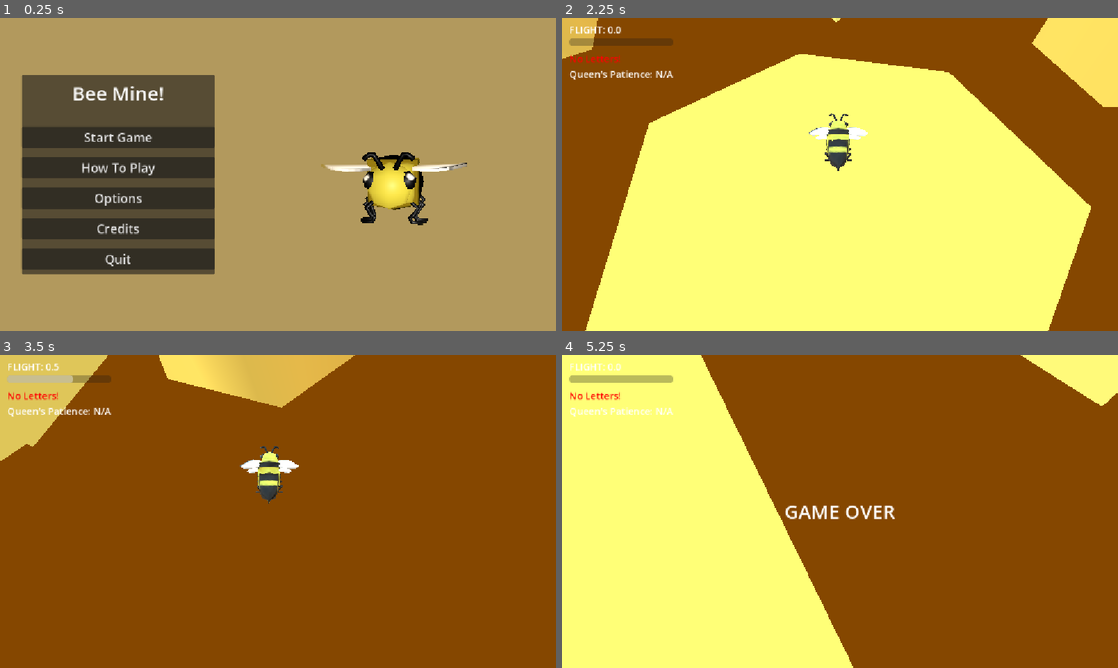
Above: before the commit, frames 1-4 (two rows, left to right).
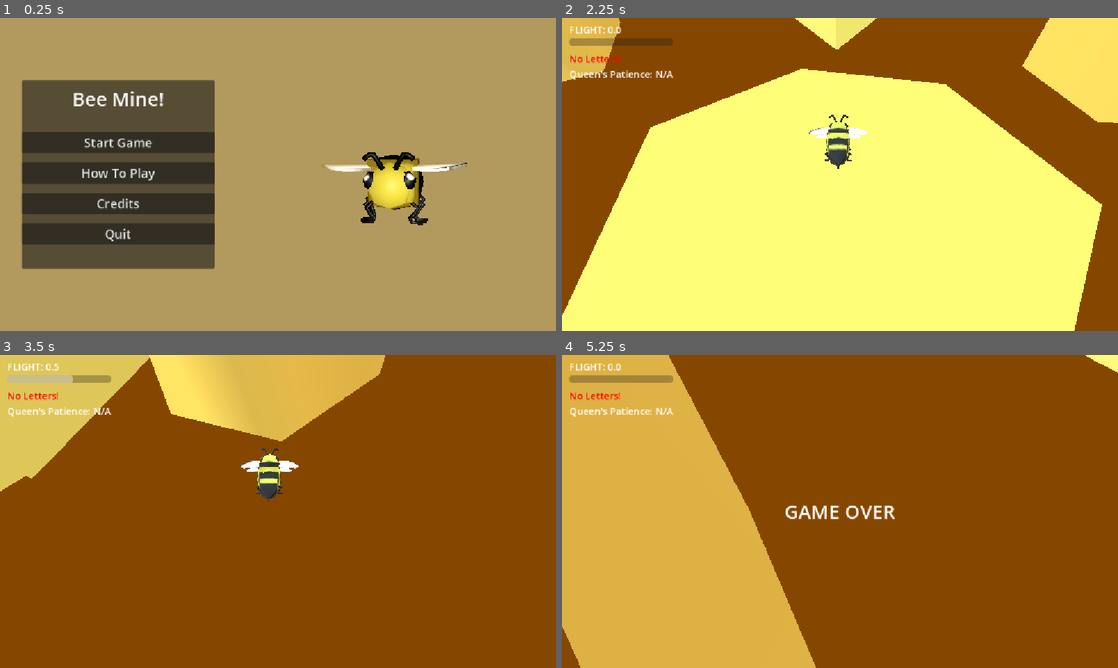
Above: after the commit, the same moments.

Repository: GunterJr/game-jam-feb
Game: Godot game, scene res://scenes/areas/main-menu.tscn
Two runs of this game, one before a commit and one after it. Both use one fixed random seed, a clock stepped at 60 frames per second and the inputs below. Sound files missing from this copy of the repository are replaced by a short silence.
Inputs (mouse positions are in pixels of both pictures, inside the frame that each line leads up to):
- Up to frame 1 (0.25 s): no input
- Up to frame 2 (2.25 s): click (678, 196) at 0.5 s, where only the run before the commit has a clickable "Options"; click "Start Game" at 1.25 s; tap Enter at 2 s; move the mouse to (867, 174) at 2.02 s; hold W (forward) from 2.03 s (still down); tap Shift (dash) at 2.1 s; click (867, 174) at 2.17 s
- Up to frame 3 (3.5 s): keep holding W (forward); tap Space (jump) at 2.27, 3.02 s; move the mouse to (250, 511) at 2.77 s; tap Shift (dash) at 2.85 s
- Up to frame 4 (5.25 s): keep holding W (forward); move the mouse to (851, 505) at 3.52 s; tap Shift (dash) at 3.6, 4.35, 5.1 s; move the mouse to (834, 517) at 4.27 s; click (834, 517) at 4.42 s; tap Space (jump) at 4.52 s; move the mouse to (878, 514) at 5.02 s

The runs differ from the first frame. In frame 1, 9.5% of the frame differs, in the area x 3-39%, y 18-82%; in frame 2, 8.8%; in frame 3, 7.4%; in frame 4, 40%, in the area x 0-100%, y 0-100%.

Commit message:
Add music to new map, add 10s to init patience

Diff:
--- a/scenes/areas/main-menu.tscn
+++ b/scenes/areas/main-menu.tscn
@@ -210,11 +210,6 @@
 theme_override_font_sizes/font_size = 26
 text = "How To Play"
 
-[node name="Options" type="Button" parent="MarginContainer/PanelContainer/CenterContainer/MarginContainer/Menu" unique_id=472533002]
-layout_mode = 2
-theme_override_font_sizes/font_size = 26
-text = "Options"
-
 [node name="Credits" type="Button" parent="MarginContainer/PanelContainer/CenterContainer/MarginContainer/Menu" unique_id=1914044146]
 layout_mode = 2
 theme_override_font_sizes/font_size = 26
--- a/scenes/areas/new - zone.tscn
+++ b/scenes/areas/new - zone.tscn
@@ -4,6 +4,7 @@
 [ext_resource type="PackedScene" uid="uid://c7rwuc6ols6vy" path="res://scenes/objects/actor-spawn.tscn" id="2_6o2de"]
 [ext_resource type="PackedScene" uid="uid://dyio6jn7ky8op" path="res://scenes/objects/honey-ball-spawner.tscn" id="3_u4nlr"]
 [ext_resource type="Script" uid="uid://dqvrfdnr78vsk" path="res://scripts/killer.gd" id="4_nyxdc"]
+[ext_resource type="AudioStream" uid="uid://5kurmmh0hefd" path="res://audio/music/music.ogg" id="5_apqwg"]
 
 [sub_resource type="ProceduralSkyMaterial" id="ProceduralSkyMaterial_sw1u0"]
 
@@ -749,5 +750,11 @@
 transform = Transform3D(-4.371139e-08, -0.25881904, -0.9659258, 0, 0.96592593, -0.25881907, 1.0000001, -1.13133405e-08, -4.2221963e-08, -13.5, -3.3951037, 62.017036)
 shape = SubResource("BoxShape3D_qxe34")
 
+[node name="MusicPlayer" type="AudioStreamPlayer" parent="." unique_id=1898263687]
+stream = ExtResource("5_apqwg")
+volume_db = -10.976
+autoplay = true
+bus = &"Music"
+
 [connection signal="body_entered" from="Killer" to="Killer" method="_on_body_entered"]
 [connection signal="body_entered" from="Killer2" to="Killer2" method="_on_body_entered"]
--- a/scripts/game_manager.gd
+++ b/scripts/game_manager.gd
@@ -3,8 +3,7 @@
 # TODO: this will handle logic for spawn points, timers, anything game related
 
 ## Time remaining to deliver the current letter in seconds.
-## Rate of change increases as the game progresses.
-var patience : float = 30
+var patience : float = 40
 var score : int = 0
 ## Letters that Benson currently has in his inventory to be delivered.
 var held_letters : Array[Letter]
Not shown, changed: audio/music/music.ogg.import
